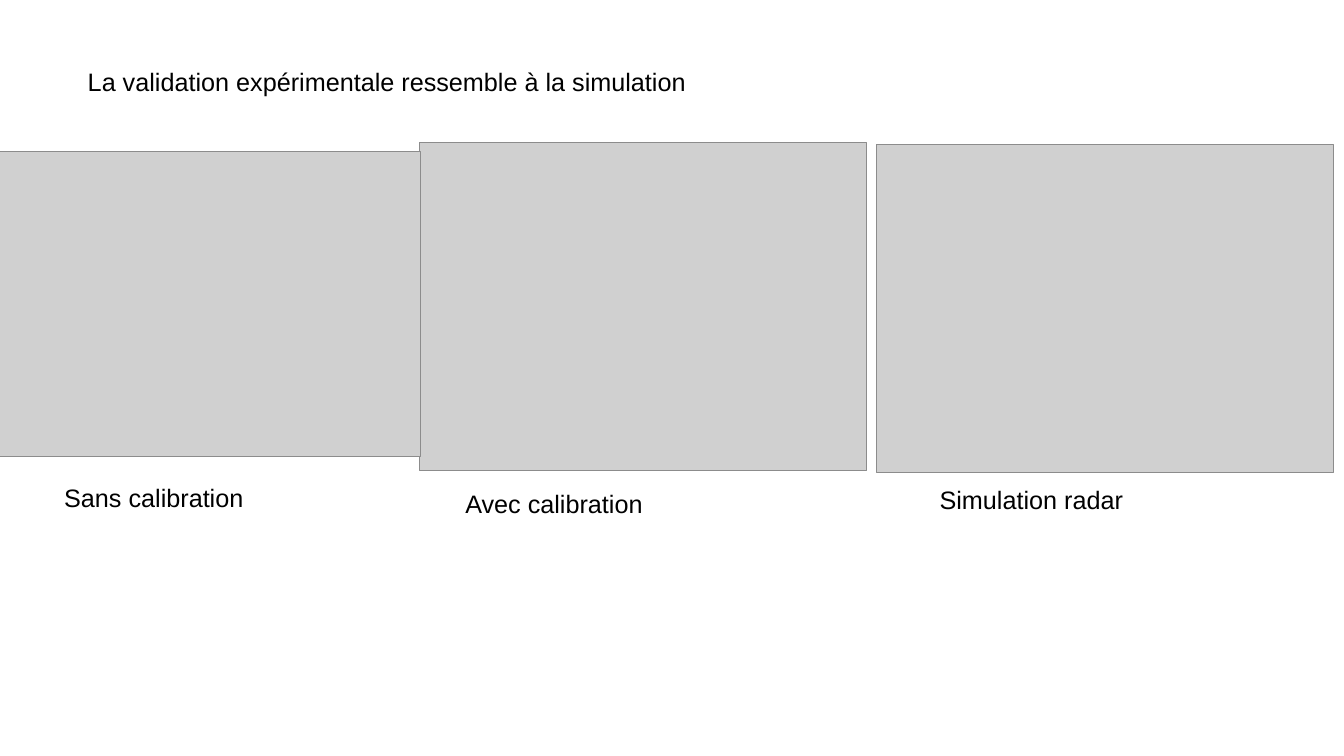
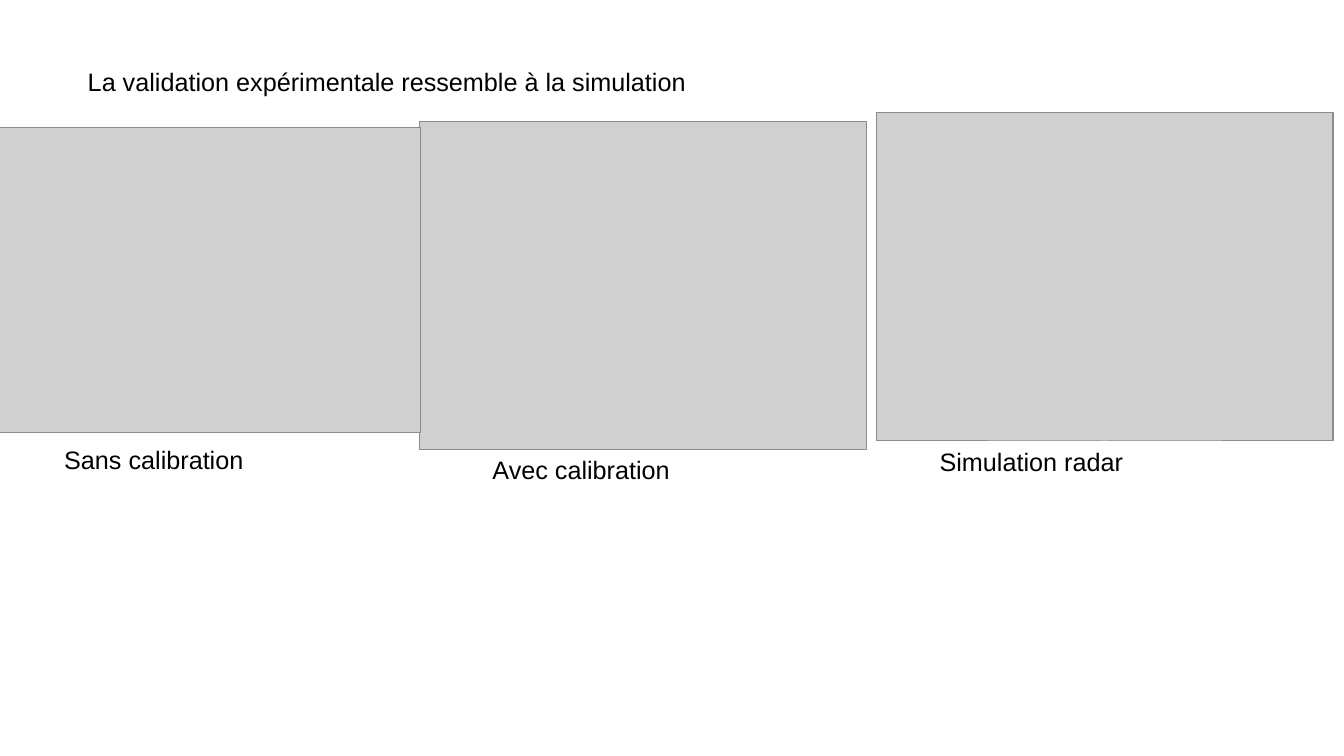
Before and after one commit to grotsartdehe/TFE, a slide deck: slide 24 of Presentation/Slides_TFE.pptx (slide 21 before the commit). Drawn at 1344x756 pixels with LibreOffice and Linux fonts; fonts in the diff are those of the drawing; grey boxes stand for pictures. Boxes give left, top, right and bottom in pixels: in the first picture for what was removed or moved away, otherwise in the second. Text is boxed around its words. In the diff, an @@ line names an element or a change of style, - is before the commit and + after.

```diff
--- a/Presentation/Slides_TFE.pptx
+++ b/Presentation/Slides_TFE.pptx
@@ picture: place and size @@
-picture at (877,144,1334,473)
+picture at (877,112,1334,441)
@@ picture: place and size @@
-picture at (0,151,420,457)
+picture at (0,128,420,434)
@@ picture: place and size @@
-picture at (419,143,867,471)
+picture at (419,122,867,450)
@@ text "Sans calibration": place and size @@
-text "Sans calibration" at (64,488,244,508)
+text "Sans calibration" at (64,450,244,470)
@@ text "Simulation radar": place and size @@
-text "Simulation radar" at (940,490,1123,510)
+text "Simulation radar" at (940,452,1123,472)
@@ text "Avec calibration": place and size @@
-text "Avec calibration" at (465,494,643,514)
+text "Avec calibration" at (492,460,670,480)
```
Also in this commit, not shown: 10 other slides changed, 3 slides added, 5 other files.
